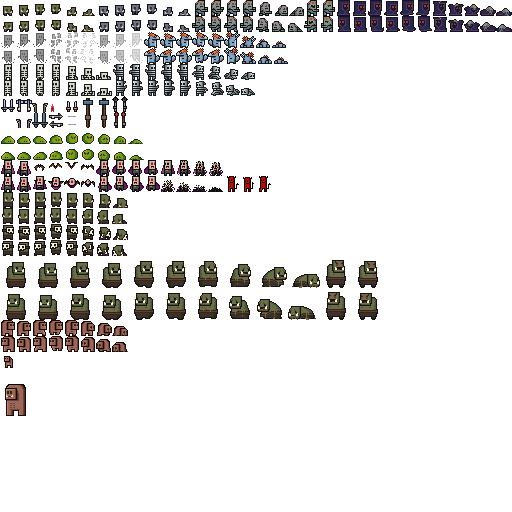
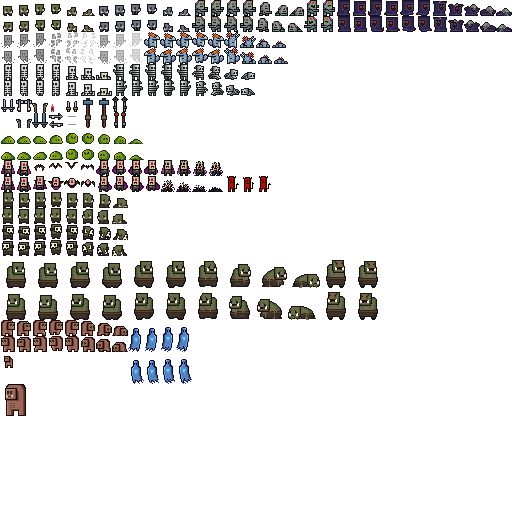
The second 512×512 image is a revision of the first. Changes to its layers:
added layer "Air Elemental" above "Zombi Master" over [128,327,192,384]
